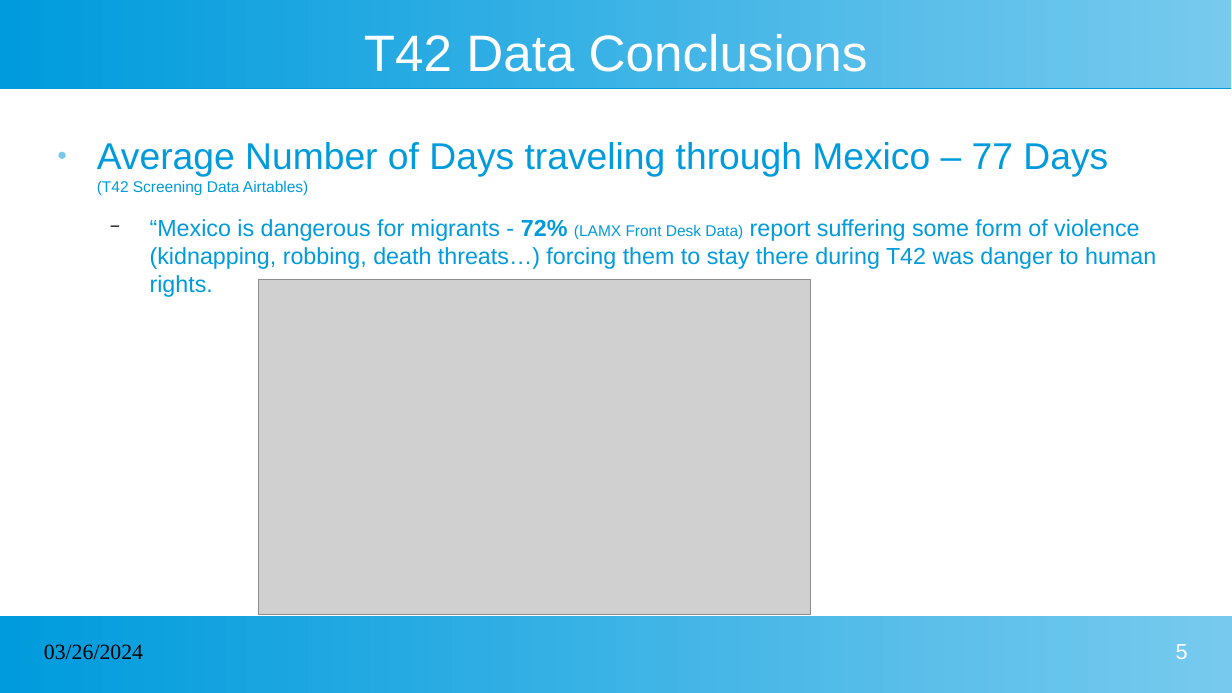
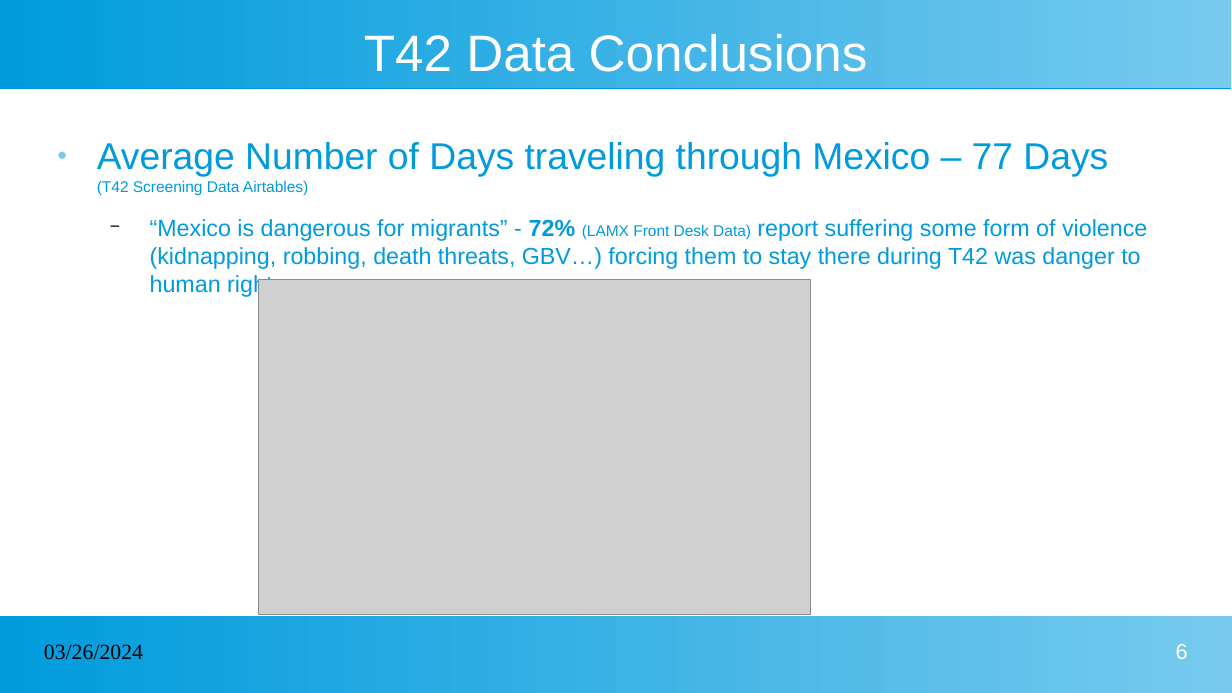
Before and after one commit to jacobgrimm/LA-Complete-Covid-Datat, a slide deck: slide 6 of LA Data.pptx (slide 5 before the commit). Drawn at 1232x693 pixels with LibreOffice and Linux fonts; fonts in the diff are those of the drawing; grey boxes stand for pictures. Boxes give left, top, right and bottom in pixels: in the first picture for what was removed or moved away, otherwise in the second. Text is boxed around its words. In the diff, an @@ line names an element or a change of style, - is before the commit and + after.

```diff
--- a/LA Data.pptx
+++ b/LA Data.pptx
@@ text at (150, 219, 1147, 297): text changed @@
-  − “Mexico is dangerous for migrants - 72% (LAMX Front Desk Data) report suffering some form of violence (kidnapping, robbing, death threats…) forcing them to stay there during T42 was danger to human rights.
+  − “Mexico is dangerous for migrants” - 72% (LAMX Front Desk Data) report suffering some form of violence (kidnapping, robbing, death threats, GBV…) forcing them to stay there during T42 was danger to human rights.
@@ page number at (1176, 644, 1188, 659): text changed @@
-5
+6
```
Also in this commit, not shown: 2 other slides changed, 4 slides added, 8 other files.
